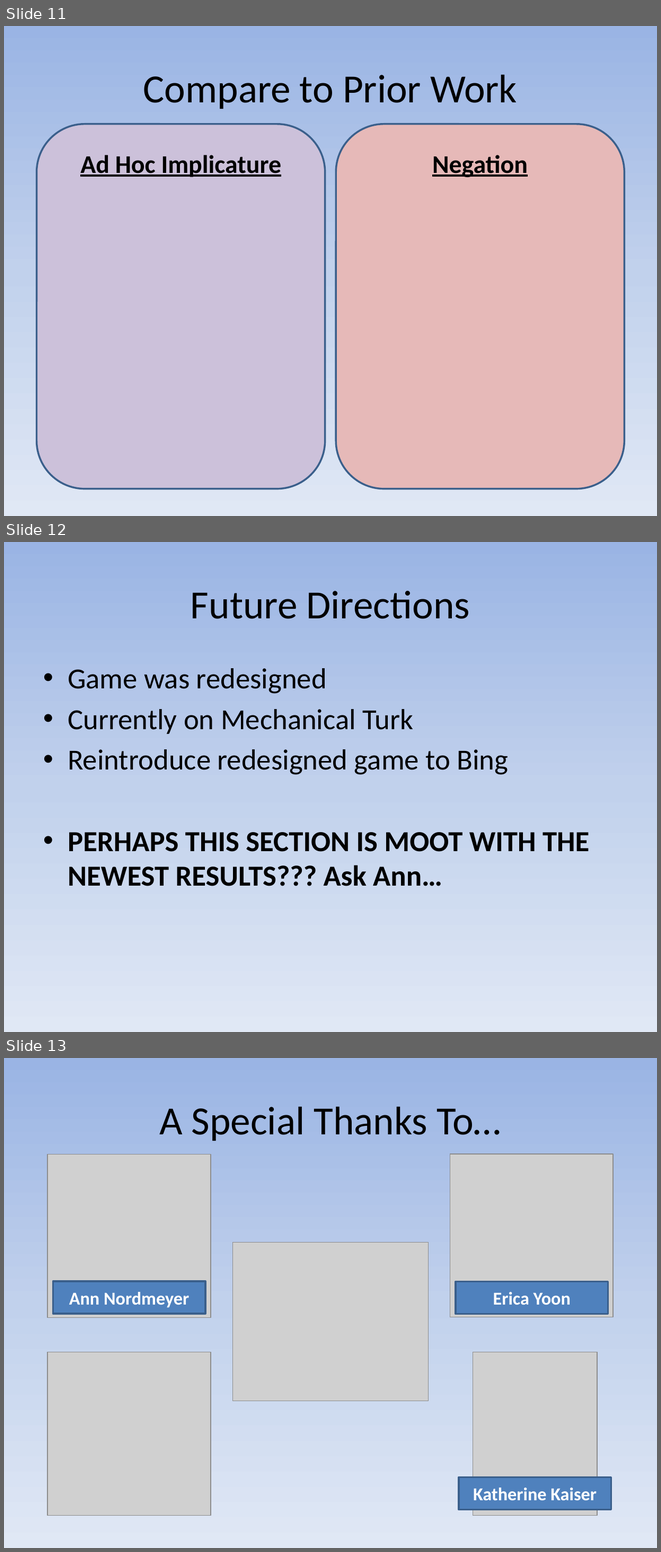
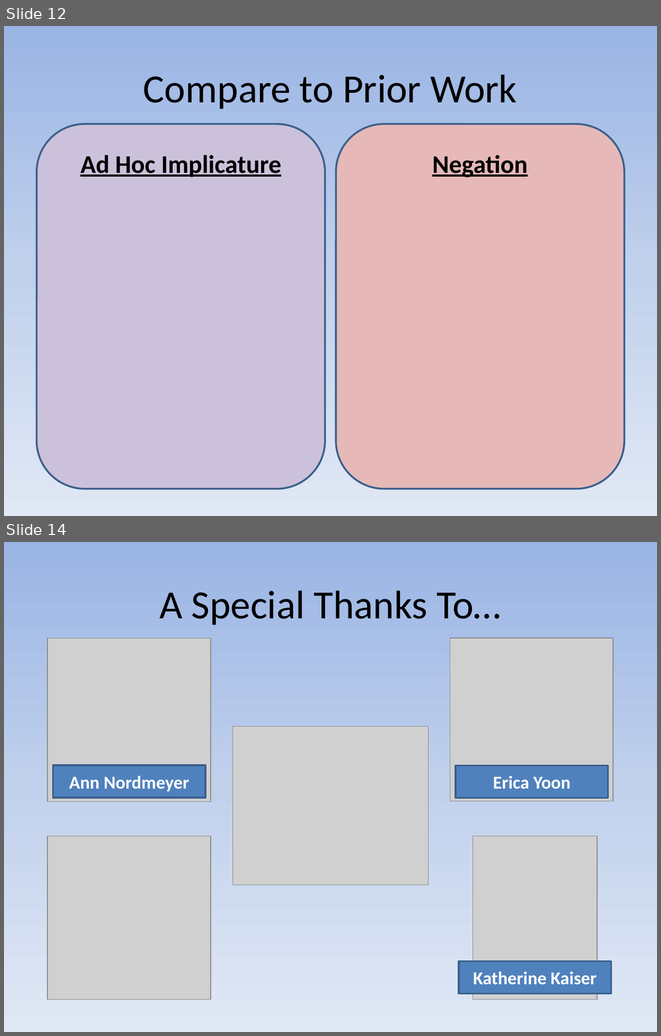
Before and after one commit to ejyoon/neginhib, a slide deck: Stephen_Final_Presentation/CSLI Final Presentation Stephen Powell.pptx. Shown one above the other, each under a label of ours: slides 11, 12 and 13 before the commit, slides 12 and 14 after it; the slides between them are not shown. The pictures are 661x1552 and 661x1036 pixels, drawn with LibreOffice and Linux fonts; fonts in the diff are those of the drawing; grey boxes stand for pictures. Boxes give left, top, right and bottom in pixels: in the first picture for what was removed or moved away, otherwise in the second. Text is boxed around its words. In the diff, an @@ line names an element or a change of style, - is before the commit and + after.

```diff
--- a/Stephen_Final_Presentation/CSLI Final Presentation Stephen Powell.pptx
+++ b/Stephen_Final_Presentation/CSLI Final Presentation Stephen Powell.pptx
@@ slide 12 removed at [4,542,657,1032], background gradient #9AB5E4 to #C2D1ED to #E1E8F5 @@
@@ title removed at [191,591,470,619] @@
-Future Directions
@@ text removed at [68,668,589,886] @@
-• Game was redesigned
-• Currently on Mechanical Turk
-• Reintroduce redesigned game to Bing
-• PERHAPS THIS SECTION IS MOOT WITH THE NEWEST RESULTS??? Ask Ann…
@@ what was slide 11 is now slide 12 @@
@@ what was slide 13 is now slide 14 @@
```
Also in this commit, not shown: 6 slides changed, 6 slides added, 1 other slide removed.
